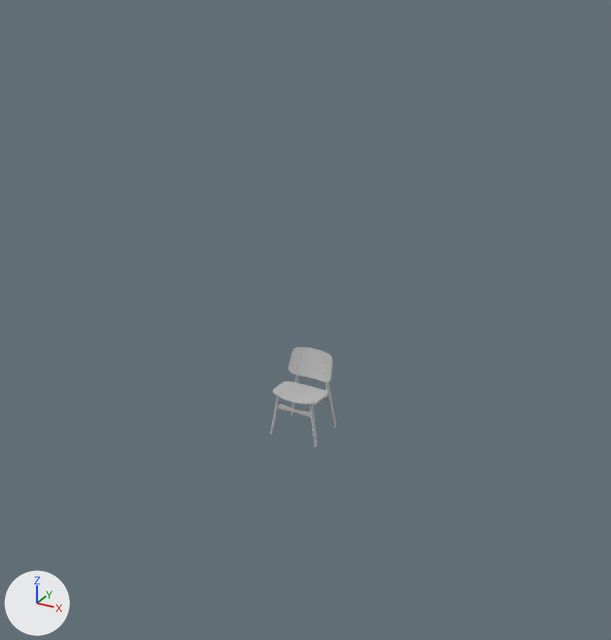
One commit to the Blender file chair-tutorial.blend: the scene before it, then after it.
Camera for both pictures: a 50 mm camera at (3.55, -6.43, 4.41) aimed at (0.12, -0.19, 1.29). The lights are fixed; the arrows at lower left show +X, +Y and +Z.

In view in the first picture: 'ChairSoborg_Back', 'ChairSoborg_Leg', 'base'.
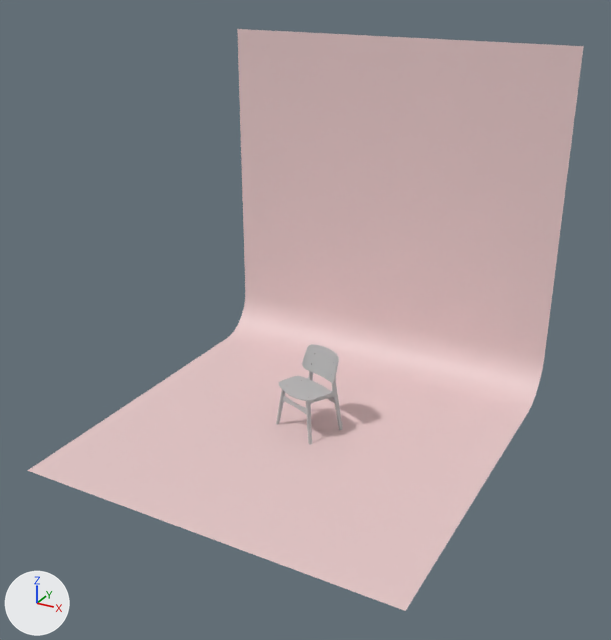
The change, as a list of edits to the scene's bpy script:
```text
Add mat_material:
    mat_material = principled_material('Material')
    mat_material.base_color = (0.8, 0.59, 0.59)  # white #e7caca
Add me_plane_002:
    me_plane_002.from_pydata([(-1.0, -1.0, 0.0), (1.0, -1.0, 0.0), (-1.0, 1.0, 0.0), (1.0, 1.0, 0.0), (-1.0, 1.0, 1.91), (1.0, 1.0, 1.91)], [], [(0, 1, 3, 2), (2, 3, 5, 4)])
    me_plane_002.polygons.foreach_set('use_smooth', [True] * 2)
    me_plane_002.materials.append(mat_material)  # white #e7caca
Change ob_chairsoborg_leg:
    ob_chairsoborg_leg.rotation_euler: (0.0, -0.168, 0.0) -> (0.0, -0.168, -0.349)  # degrees (0, -9.6, 0) -> degrees (0, -9.6, -20)
Add ob_plane:
    ob_plane = bpy.data.objects.new('Plane', me_plane_002)
    ob_plane.location = (0.0, 0.0, 0.0)
    ob_plane.scale = (1.88, 1.88, 1.88)
    _m = ob_plane.modifiers.new('Bevel', 'BEVEL')
    _m.width = 0.25
    _m.width_pct = 0.25
    _m.segments = 8
    _m.limit_method = 'NONE'
```

What differs and where, as boxes [x1, y1, x2, y2] in the pictures (611 x 640 px):
'Plane', added: after [27, 29, 584, 611]
'ChairSoborg_Back', turned: before [288, 347, 333, 382]; after [302, 344, 339, 383]
'base', turned: before [273, 381, 328, 404]; after [279, 376, 331, 401]
'ChairSoborg_Leg', turned: before [270, 375, 337, 447]; after [276, 371, 342, 445]
'ChairSoborg_FrontBridge', turned: before [277, 403, 311, 418]; after [282, 395, 306, 414]
'ChairSoborg_BackBridge', turned: before [322, 397, 329, 403]; after [327, 397, 334, 403]
